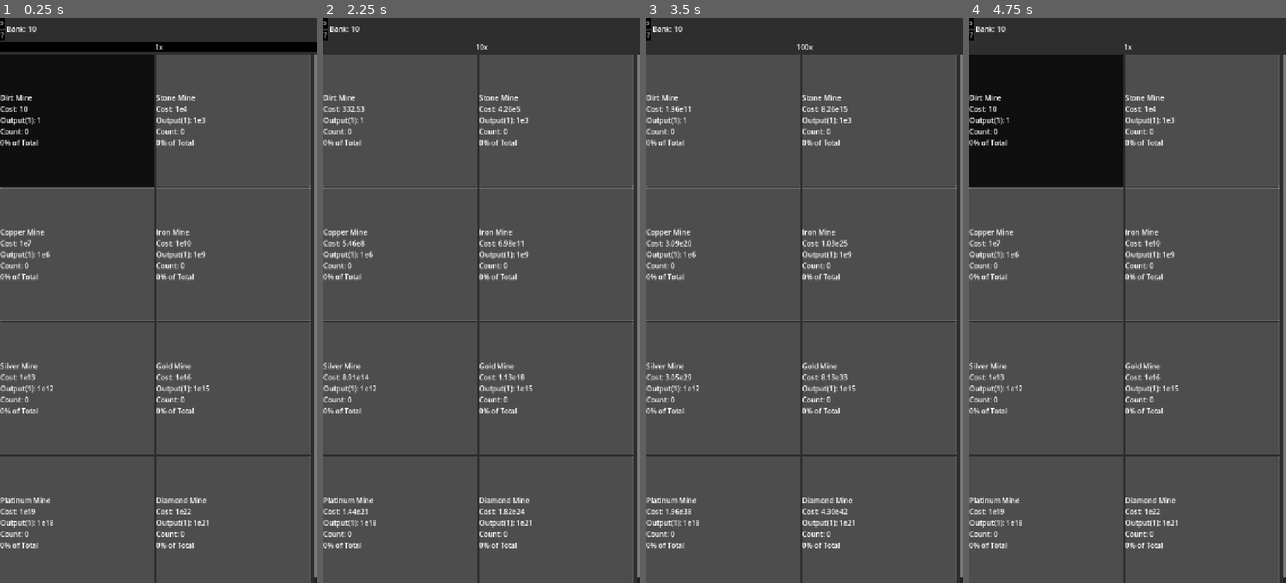
Above: before the commit, frames 1-4 (left to right).
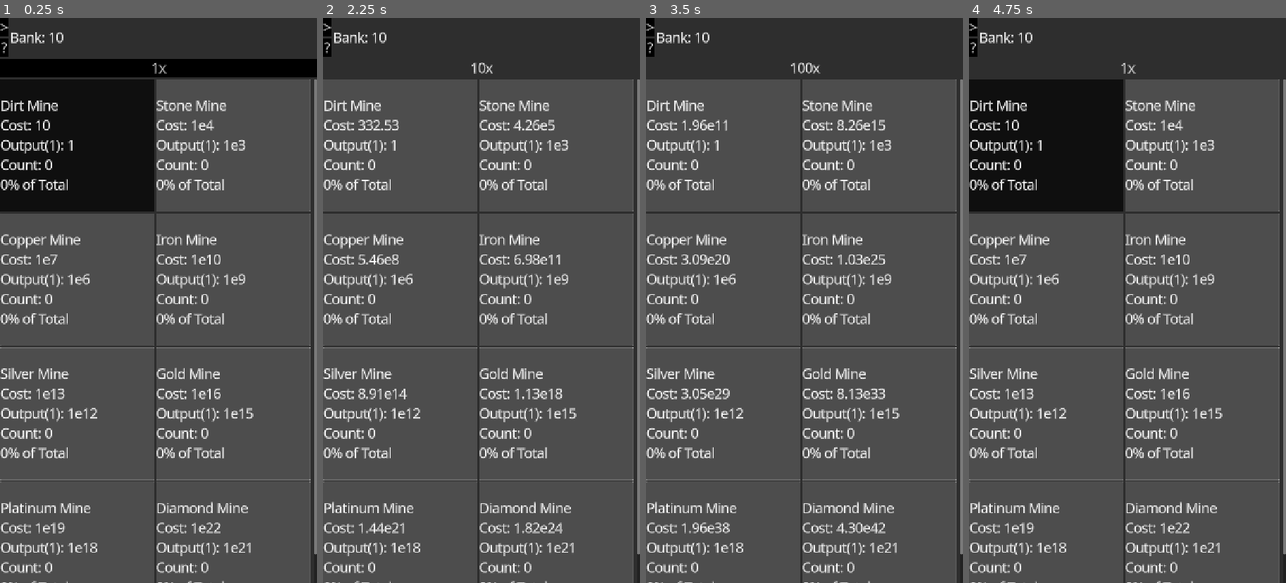
Above: after the commit, the same moments.

Repository: DylanBulfin/IncrementalGameP3
Game: Godot game, scene res://incremental_game.tscn
The game is run twice, just before and just after one commit, with the same random seed, the same clock (stepped at 60 frames per second) and the same inputs.
Inputs:
- Up to frame 1 (0.25 s): no input
- Up to frame 2 (2.25 s): click ">" at 0.5 s; click "?" at 1.25 s; click "1x" at 2 s
- Up to frame 3 (3.5 s): click "10x" at 2.75 s
- Up to frame 4 (4.75 s): click "100x" at 3.5 s; click "1000x" at 4.25 s

The runs differ from the first frame. In frame 1, 18% of the frame differs, in the area x 0-100%, y 0-100%; in frame 2, 17%; in frame 3, 17%; in frame 4, 18%.

Commit message:
Update font, add upgrade multiplier support to facility

Diff:
--- a/resources/entities/facility.gd
+++ b/resources/entities/facility.gd
@@ -8,11 +8,16 @@
 @export var title: String
 @export var base_cost: float
 @export var base_output: float
+
 @export var cost_ratio: float = 1.5
 @export var count: int = 0
 @export var tens_multi: float = 2.0
 @export var hundreds_multi: float = 20.0
 
+@export var output_upgrade_types: Array[Upgrade.UpgradeType] = \
+[Upgrade.UpgradeType.AllFacilityOutput]
+@export var cost_upgrade_types: Array[Upgrade.UpgradeType] = \
+[Upgrade.UpgradeType.AllFacilityCost]
 var percent: float = 0.0 # Percentage of output this facility makes up
 
 # Multipliers from various systems
@@ -26,7 +31,9 @@
 			 * (tens_multi ** tens)
 
 var upgrades_multi: float:
-	get: return 1.0 # TODO Fix this when upgrades implemented
+	get: return output_upgrade_types\
+		.map(func(t: int) -> float: return State.upgrades[t].multiplier)\
+		.reduce(func(acc: float, next: float) -> float: return acc * next)
 
 var materials_multi: float:
 	get: return 1.0 # TODO Fix this when crafting implemented
@@ -36,7 +43,10 @@
 
 # This is more of a divisor
 var cost_upgrades_multi: float:
-	get: return 1.0 # TODO Fix this when upgrades implemented
+	get: return cost_upgrade_types\
+		.map(func(t: int) -> float: return State.upgrades[t].multiplier)\
+		.reduce(func(acc: float, next: float) -> float: return acc * next)
+
 
 var cost: float:
 	get: return \
--- a/resources/entities/upgrade.gd
+++ b/resources/entities/upgrade.gd
@@ -1,6 +1,7 @@
 extends Resource
 class_name Upgrade
 
+# Must match id
 enum UpgradeType {
 	Facility1,
 	Facility2,
@@ -32,7 +33,12 @@
 @export var count: int = 0
 
 @export var cost_ratio: float = 10.0
-@export var multiplier: float = 2.0
+@export var base_multiplier: float = 2.0
+
+var cost: float:
+	get: return base_cost * (cost_ratio ** count)
+var multiplier: float:
+	get: return base_multiplier ** count
 
 var category: UpgradeCategory:
 	get:
--- a/resources/game_data.tres
+++ b/resources/game_data.tres
@@ -11,6 +11,7 @@
 title = "Dirt Mine"
 base_cost = 10.0
 base_output = 1.0
+relevant_upgrade_ids = Array[int]([])
 cost_ratio = 1.25
 count = 0
 tens_multi = 2.0
@@ -22,6 +23,7 @@
 title = "Stone Mine"
 base_cost = 10000.0
 base_output = 1000.0
+relevant_upgrade_ids = Array[int]([])
 cost_ratio = 1.3
 count = 0
 tens_multi = 2.0
@@ -33,6 +35,7 @@
 title = "Copper Mine"
 base_cost = 1e+07
 base_output = 1e+06
+relevant_upgrade_ids = Array[int]([])
 cost_ratio = 1.35
 count = 0
 tens_multi = 2.0
@@ -44,6 +47,7 @@
 title = "Iron Mine"
 base_cost = 1e+10
 base_output = 1e+09
+relevant_upgrade_ids = Array[int]([])
 cost_ratio = 1.4
 count = 0
 tens_multi = 2.0
@@ -55,6 +59,7 @@
 title = "Silver Mine"
 base_cost = 1e+13
 base_output = 1e+12
+relevant_upgrade_ids = Array[int]([])
 cost_ratio = 1.45
 count = 0
 tens_multi = 2.0
@@ -66,6 +71,7 @@
 title = "Gold Mine"
 base_cost = 1e+16
 base_output = 1e+15
+relevant_upgrade_ids = Array[int]([])
 cost_ratio = 1.5
 count = 0
 tens_multi = 2.0
@@ -77,6 +83,7 @@
 title = "Platinum Mine"
 base_cost = 1e+19
 base_output = 1e+18
+relevant_upgrade_ids = Array[int]([])
 cost_ratio = 1.55
 count = 0
 tens_multi = 2.0
@@ -88,6 +95,7 @@
 title = "Diamond Mine"
 base_cost = 1e+22
 base_output = 1e+21
+relevant_upgrade_ids = Array[int]([])
 cost_ratio = 1.6
 count = 0
 tens_multi = 2.0
@@ -101,10 +109,130 @@
 help_content = ""
 metadata/_custom_type_script = "uid://dvq252w1v2qpw"
 
+[sub_resource type="Resource" id="Resource_iqldt"]
+script = ExtResource("4_2r4qd")
+title = "Wood Output"
+base_cost = 10000.0
+type = 0
+count = 0
+cost_ratio = 10.0
+multiplier = 2.0
+metadata/_custom_type_script = "uid://cuvkauqs58q0v"
+
+[sub_resource type="Resource" id="Resource_rbntb"]
+script = ExtResource("4_2r4qd")
+title = "Stone Output"
+base_cost = 1e+07
+type = 1
+count = 0
+cost_ratio = 10.0
+multiplier = 2.0
+metadata/_custom_type_script = "uid://cuvkauqs58q0v"
+
+[sub_resource type="Resource" id="Resource_l1y71"]
+script = ExtResource("4_2r4qd")
+title = "Copper Output"
+base_cost = 1e+10
+type = 2
+count = 0
+cost_ratio = 10.0
+multiplier = 2.0
+metadata/_custom_type_script = "uid://cuvkauqs58q0v"
+
+[sub_resource type="Resource" id="Resource_d421p"]
+script = ExtResource("4_2r4qd")
+title = "Iron Output"
+base_cost = 1e+13
+type = 3
+count = 0
+cost_ratio = 10.0
+multiplier = 2.0
+metadata/_custom_type_script = "uid://cuvkauqs58q0v"
+
+[sub_resource type="Resource" id="Resource_7ruvp"]
+script = ExtResource("4_2r4qd")
+title = "Silver Output"
+base_cost = 1e+16
+type = 4
+count = 0
+cost_ratio = 10.0
+multiplier = 2.0
+metadata/_custom_type_script = "uid://cuvkauqs58q0v"
+
+[sub_resource type="Resource" id="Resource_5pkvu"]
+script = ExtResource("4_2r4qd")
+title = "Gold Output"
+base_cost = 1e+19
+type = 5
+count = 0
+cost_ratio = 10.0
+multiplier = 2.0
+metadata/_custom_type_script = "uid://cuvkauqs58q0v"
+
+[sub_resource type="Resource" id="Resource_pio6x"]
+script = ExtResource("4_2r4qd")
+title = "Platinum Output"
+base_cost = 1e+22
+type = 6
+count = 0
+cost_ratio = 10.0
+multiplier = 2.0
+metadata/_custom_type_script = "uid://cuvkauqs58q0v"
+
+[sub_resource type="Resource" id="Resource_2rm8q"]
+script = ExtResource("4_2r4qd")
+title = "Diamond Output"
+base_cost = 1e+25
+type = 7
+count = 0
+cost_ratio = 10.0
+multiplier = 2.0
+metadata/_custom_type_script = "uid://cuvkauqs58q0v"
+
+[sub_resource type="Resource" id="Resource_bdmhm"]
+script = ExtResource("4_2r4qd")
+title = "All Facilities Output"
+base_cost = 1e+30
+type = 8
+count = 0
+cost_ratio = 10.0
+multiplier = 2.0
+metadata/_custom_type_script = "uid://cuvkauqs58q0v"
+
+[sub_resource type="Resource" id="Resource_ebnl3"]
+script = ExtResource("4_2r4qd")
+title = "All Facilties Cost"
+base_cost = 1e+30
+type = 9
+count = 0
+cost_ratio = 10.0
+multiplier = 0.5
+metadata/_custom_type_script = "uid://cuvkauqs58q0v"
+
+[sub_resource type="Resource" id="Resource_sdou3"]
+script = ExtResource("4_2r4qd")
+title = "Crafting Speed"
+base_cost = 1e+30
+type = 10
+count = 0
+cost_ratio = 10.0
+multiplier = 2.0
+metadata/_custom_type_script = "uid://cuvkauqs58q0v"
+
+[sub_resource type="Resource" id="Resource_4b1nl"]
+script = ExtResource("4_2r4qd")
+title = "Crafting Output"
+base_cost = 1e+30
+type = 11
+count = 0
+cost_ratio = 10.0
+multiplier = 2.0
+metadata/_custom_type_script = "uid://cuvkauqs58q0v"
+
 [resource]
 script = ExtResource("3_raoho")
 facilities = Array[ExtResource("1_yqm58")]([SubResource("Resource_rolb0"), SubResource("Resource_yqm58"), SubResource("Resource_raoho"), SubResource("Resource_2r4qd"), SubResource("Resource_4oi1i"), SubResource("Resource_e1k00"), SubResource("Resource_vt7lq"), SubResource("Resource_ws21c")])
 materials = Array[ExtResource("2_rolb0")]([])
-upgrades = Array[ExtResource("4_2r4qd")]([])
+upgrades = Array[ExtResource("4_2r4qd")]([SubResource("Resource_iqldt"), SubResource("Resource_rbntb"), SubResource("Resource_l1y71"), SubResource("Resource_d421p"), SubResource("Resource_7ruvp"), SubResource("Resource_5pkvu"), SubResource("Resource_pio6x"), SubResource("Resource_2rm8q"), SubResource("Resource_bdmhm"), SubResource("Resource_ebnl3"), SubResource("Resource_sdou3"), SubResource("Resource_4b1nl")])
 screens = Array[ExtResource("3_rolb0")]([SubResource("Resource_j2wbb")])
 metadata/_custom_type_script = "uid://b3526uyrv3j5s"
--- a/resources/theme/base_theme.tres
+++ b/resources/theme/base_theme.tres
@@ -1,11 +1,14 @@
-[gd_resource type="Theme" load_steps=5 format=3 uid="uid://cpjsd52i33ato"]
+[gd_resource type="Theme" load_steps=6 format=3 uid="uid://cpjsd52i33ato"]
 
 [ext_resource type="StyleBox" uid="uid://dnb5v808oimnr" path="res://resources/theme/boxes/button/disabled.tres" id="1_k3iri"]
 [ext_resource type="StyleBox" uid="uid://nhvmpx3s4dh5" path="res://resources/theme/boxes/button/focused.tres" id="2_2hkv3"]
 [ext_resource type="StyleBox" uid="uid://d0y8nk1rw27ha" path="res://resources/theme/boxes/button/normal.tres" id="3_7kpiq"]
 [ext_resource type="StyleBox" uid="uid://dtq1l3m7v5nxt" path="res://resources/theme/boxes/button/pressed.tres" id="4_f1f8l"]
+[ext_resource type="FontFile" uid="uid://tlfo34juy65w" path="res://resources/theme/NotoSans-Regular.ttf" id="5_2hkv3"]
 
 [resource]
+default_font = ExtResource("5_2hkv3")
+default_font_size = 30
 Button/styles/disabled = ExtResource("1_k3iri")
 Button/styles/focus = ExtResource("2_2hkv3")
 Button/styles/hover = ExtResource("2_2hkv3")
--- a/scenes/components/facility_button.gd
+++ b/scenes/components/facility_button.gd
@@ -22,7 +22,7 @@
 	if base:
 		%Content.text = str(
 			base.title, "\n",
-			"Cost: ", Utils.format(Utils.get_total_cost(base, buy_count)), "\n",
+			"Cost: ", Utils.format(Utils.get_total_cost(base.cost, base.cost_ratio, buy_count)), "\n",
 			"Output(1): ", Utils.format(base.output), "\n",
 			"Count: ", Utils.format(base.count), "\n",
 			Utils.format(base.percent), "% of Total"
--- a/scenes/screens/facility_screen.gd
+++ b/scenes/screens/facility_screen.gd
@@ -47,7 +47,7 @@
 	update_disabled_all()
 
 func try_buy_count(facility: Facility, count: int) -> void:
-	var total_cost: float = Utils.get_total_cost(facility, count)
+	var total_cost: float = Utils.get_total_cost(facility.cost, facility.cost_ratio, count)
 	if State.try_debit_bank(total_cost):
 		State.add_facility_count(facility.id, count)
 		update_disabled(facility.id)
@@ -83,8 +83,8 @@
 	State.credit_bank(total_output)
 
 func update_disabled(id: int) -> void:
-	nodes[id].disabled = State.bank < Utils.get_total_cost(nodes[id].base, buy_count)
+	nodes[id].disabled = State.bank < Utils.get_total_cost(nodes[id].base.cost, nodes[id].base.cost_ratio, buy_count)
 
 func update_disabled_all() -> void:
 	for node: Node in nodes:
-		node.disabled = State.bank < Utils.get_total_cost(node.base, buy_count)
+		node.disabled = State.bank < Utils.get_total_cost(node.base.cost, node.base.cost_ratio, buy_count)
--- a/scripts/saver.gd
+++ b/scripts/saver.gd
@@ -40,7 +40,6 @@
 			for field: String in entity_data.keys():
 				entity.update_from_dict(entity_data)
 
-	file.store_line(JSON.stringify(dict))
-	file.close()
+	State.init_bank(dict["bank"])
 
 	return true
--- a/scripts/state.gd
+++ b/scripts/state.gd
@@ -11,6 +11,9 @@
 	return false
 func credit_bank(amount: float) -> void:
 	bank += amount
+	bank_changed.emit(bank)
+func init_bank(amount: float) -> void:
+	bank = amount
 	bank_changed.emit(bank)
 
 var screens: Array[Screen]
@@ -42,7 +45,11 @@
 	# initialize ids
 	for i: int in len(screens): screens[i].id = i
 	for i: int in len(facilities): facilities[i].id = i
-	for i: int in len(upgrades): upgrades[i].id = i
+	for i: int in len(upgrades):
+		upgrades[i].id = i
+		# Make sure id and type match
+		if i != upgrades[i].type as int:
+			breakpoint
 	for i: int in len(materials): materials[i].id = i
 
 	# Make sure user has enough for first building
--- a/scripts/utils.gd
+++ b/scripts/utils.gd
@@ -37,5 +37,5 @@
 		else:
 			return str(dec_str, "e%d" % power)
 
-func get_total_cost(facility: Facility, count: int) -> float:
-	return facility.cost * ((facility.cost_ratio ** count) - 1) / (facility.cost_ratio - 1)
+func get_total_cost(cost: float, cost_ratio: float, count: int) -> float:
+	return cost * ((cost_ratio ** count) - 1) / (cost_ratio - 1)
Not shown: 1 places in resources/game_data.tres that only renumber resources
Binary file added: resources/theme/NotoSans-Regular.ttf
Not shown, added: resources/theme/NotoSans-Regular.ttf.import
Not shown, changed: .gitignore
